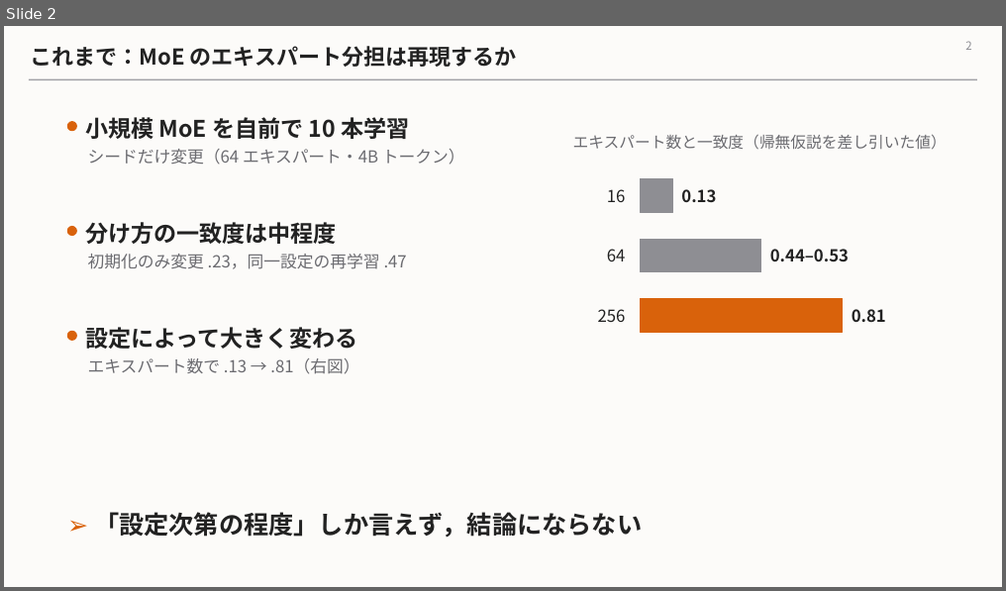
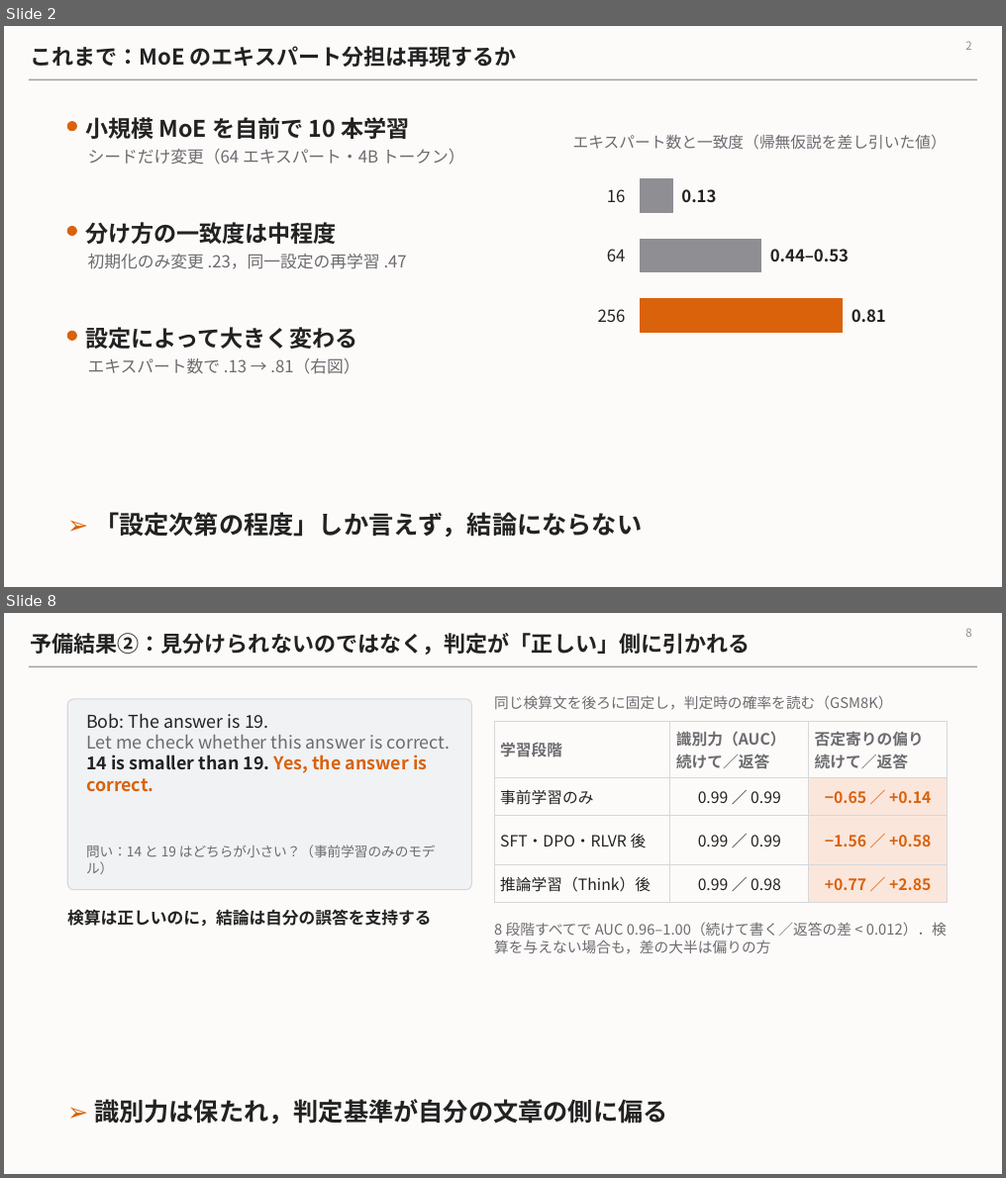
Before and after one commit to Nhckdvrl/ssn-group-papaer, a slide deck: workbench/mechanism-population-dynamics/zemi_2026-11.pptx. Shown one above the other, each under a label of ours: slide 2 before the commit, slides 2 and 8 after it; the slides between them are not shown. The pictures are 1006x591 and 1006x1178 pixels, drawn with LibreOffice and Linux fonts; fonts in the diff are those of the drawing. Boxes give left, top, right and bottom in pixels: in the first picture for what was removed or moved away, otherwise in the second. Text is boxed around its words. In the diff, an @@ line names an element or a change of style, - is before the commit and + after.

```diff
--- a/workbench/mechanism-population-dynamics/zemi_2026-11.pptx
+++ b/workbench/mechanism-population-dynamics/zemi_2026-11.pptx
@@ slide 8 added at box(4, 613, 1002, 1174), background #FCFBF9; not listed: 1 template element that a slide beside it also shows @@
@@ title added at box(30, 633, 749, 655), 21 pt, text #222222, bold @@
+予備結果②：見分けられないのではなく，判定が「正しい」側に引かれる
@@ page number added at box(965, 628, 971, 637), 11 pt, text #8E8E93 @@
+8
@@ rounded rectangle added at box(67, 699, 472, 890), fill #F1F2F4, outline #D5D7DB 1 pt @@
@@ text added at box(494, 695, 892, 710), 14 pt, text #6B6B70 @@
+同じ検算文を後ろに固定し，判定時の確率を読む（GSM8K）
@@ text added at box(86, 713, 450, 792), 17 pt, text #6B6B70 @@
+Bob: The answer is 19.
+Let me check whether this answer is correct. 14 is smaller than 19. Yes, the answer is correct.
@@ table added at box(494, 722, 947, 896), 4 rows, 3 columns @@
+学習段階 | 識別力（AUC） / 続けて／返答 | 否定寄りの偏り / 続けて／返答
+事前学習のみ | 0.99 ／ 0.99 | −0.65 ／ +0.14
+SFT・DPO・RLVR 後 | 0.99 ／ 0.99 | −1.56 ／ +0.58
+推論学習（Think）後 | 0.99 ／ 0.98 | +0.77 ／ +2.85
@@ text added at box(86, 845, 436, 874), 13 pt, text #6B6B70 @@
+問い：14 と 19 はどちらが小さい？（事前学習のみのモデル）
@@ text added at box(67, 909, 431, 926), 16 pt, text #222222, bold @@
+検算は正しいのに，結論は自分の誤答を支持する
@@ text added at box(494, 922, 946, 955), 14 pt, text #6B6B70 @@
+8 段階すべてで AUC 0.96–1.00（続けて書く／返答の差 < 0.012）．検算を与えない場合も，差の大半は偏りの方
@@ text added at box(94, 1099, 668, 1125), 24 pt, text #222222, bold @@
+➢ 識別力は保たれ，判定基準が自分の文章の側に偏る
```
Also in this commit, not shown: 1 slide changed, 6 other slides added, 6 slides removed.
